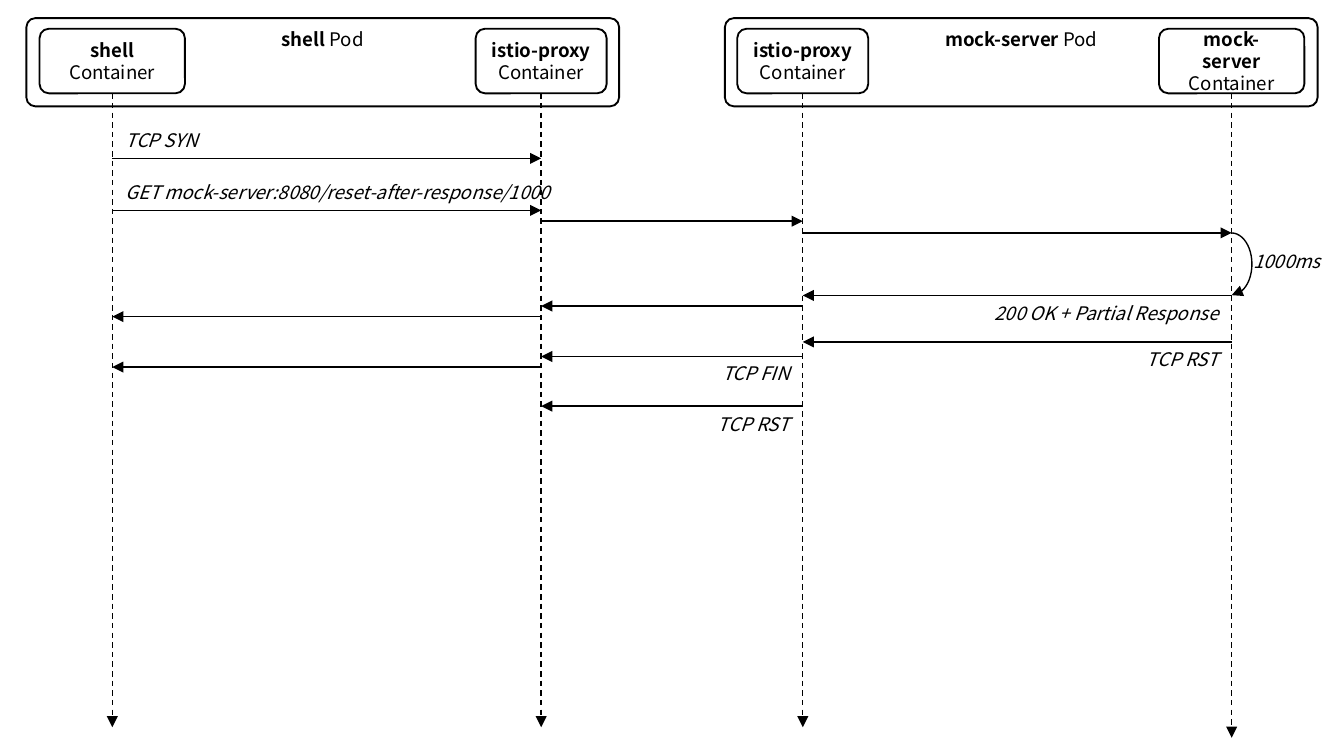
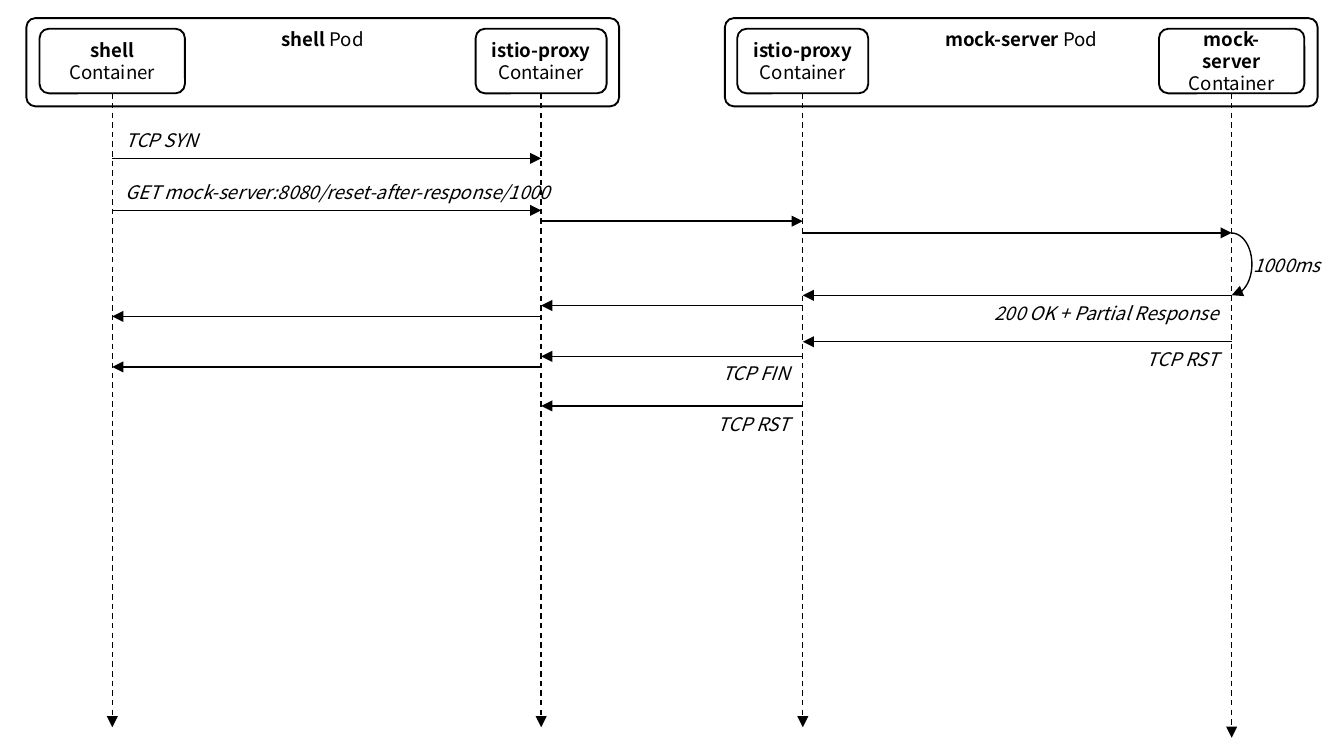
Before and after one commit to ssup2/blog-software, a slide deck: slide 7 of content/docs/theory-analysis/istio-sidecar-proxy-access-log/images/images.pptx. Drawn at 1344x756 pixels with LibreOffice and Linux fonts; fonts in the diff are those of the drawing. Boxes give left, top, right and bottom in pixels: in the first picture for what was removed or moved away, otherwise in the second. Text is boxed around its words. In the diff, an @@ line names an element or a change of style, - is before the commit and + after.

```diff
--- a/content/docs/theory-analysis/istio-sidecar-proxy-access-log/images/images.pptx
+++ b/content/docs/theory-analysis/istio-sidecar-proxy-access-log/images/images.pptx
@@ text "1000ms": place and size @@
-text "1000ms" at (1253, 254, 1320, 269)
+text "1000ms" at (1253, 258, 1320, 273)
```
Also in this commit, not shown: 1 other slide changed, 1 slide added, 2 other files.
